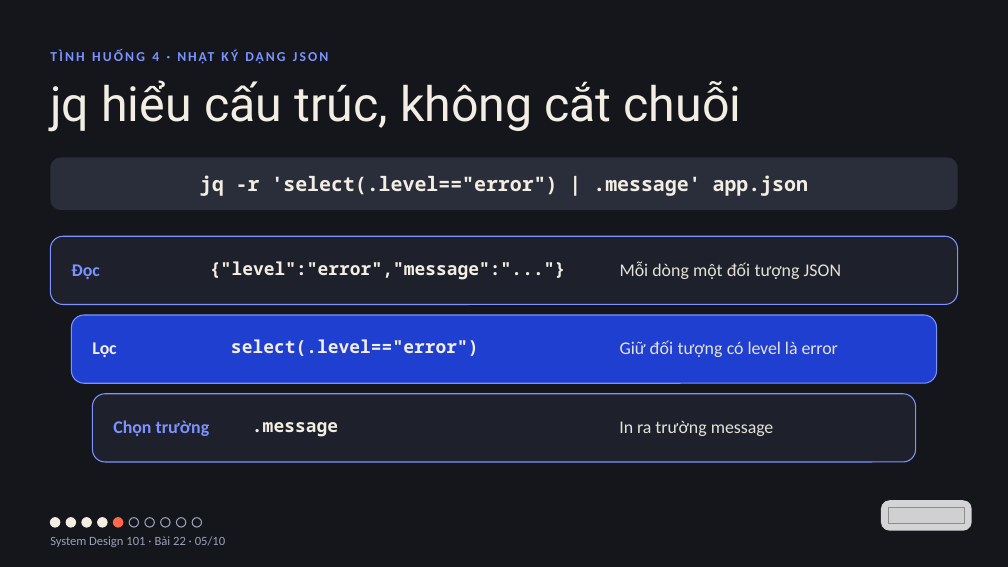
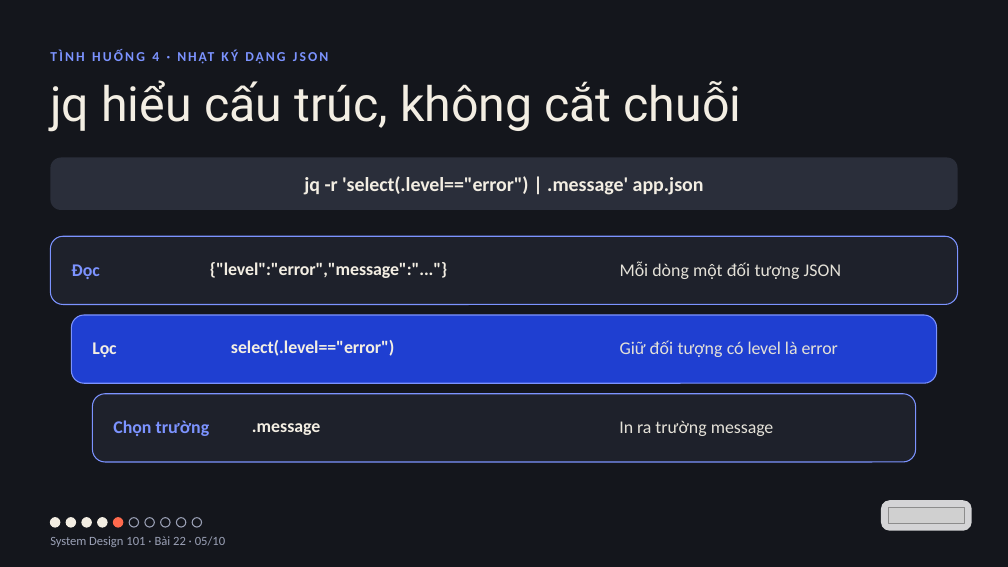
Before and after one commit to vohoailinh90/tool-marketing-studio, a slide deck: slide 5 of system-design-101/vi/lessons/sd-13-022/slides/sd-13-022.pptx. Drawn at 1008x567 pixels with LibreOffice and Linux fonts; fonts in the diff are those of the drawing; grey boxes stand for pictures. Boxes give left, top, right and bottom in pixels: in the first picture for what was removed or moved away, otherwise in the second. Text is boxed around its words. In the diff, an @@ line names an element or a change of style, - is before the commit and + after.

```diff
--- a/system-design-101/vi/lessons/sd-13-022/slides/sd-13-022.pptx
+++ b/system-design-101/vi/lessons/sd-13-022/slides/sd-13-022.pptx
@@ rounded rectangle "jq -r 'select(.level=="error") | .message' ..." at bbox=[50, 157, 958, 210]: font Noto Sans Mono to Calibri; letter spacing 0 to -0.1 pt in "jq 'select(.level=="error")"; letter spacing -0.1 to 0 pt in "|" @@
@@ font Noto Sans Mono to Calibri, letter spacing 0.1 to -0.1 pt in 3 elements at bbox=[210, 262, 447, 278], bbox=[231, 340, 394, 356], bbox=[252, 423, 320, 435] @@
```
Also in this commit, not shown: 5 other slides changed, 3 other files.
